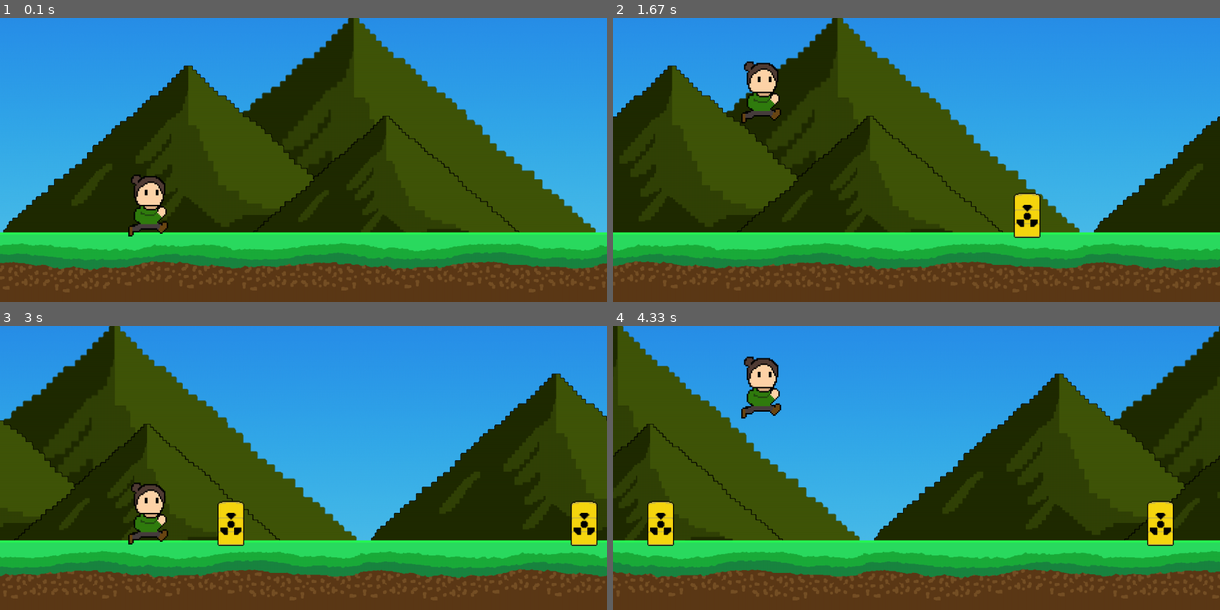
Above: before the commit, frames 1-4 (two rows, left to right).
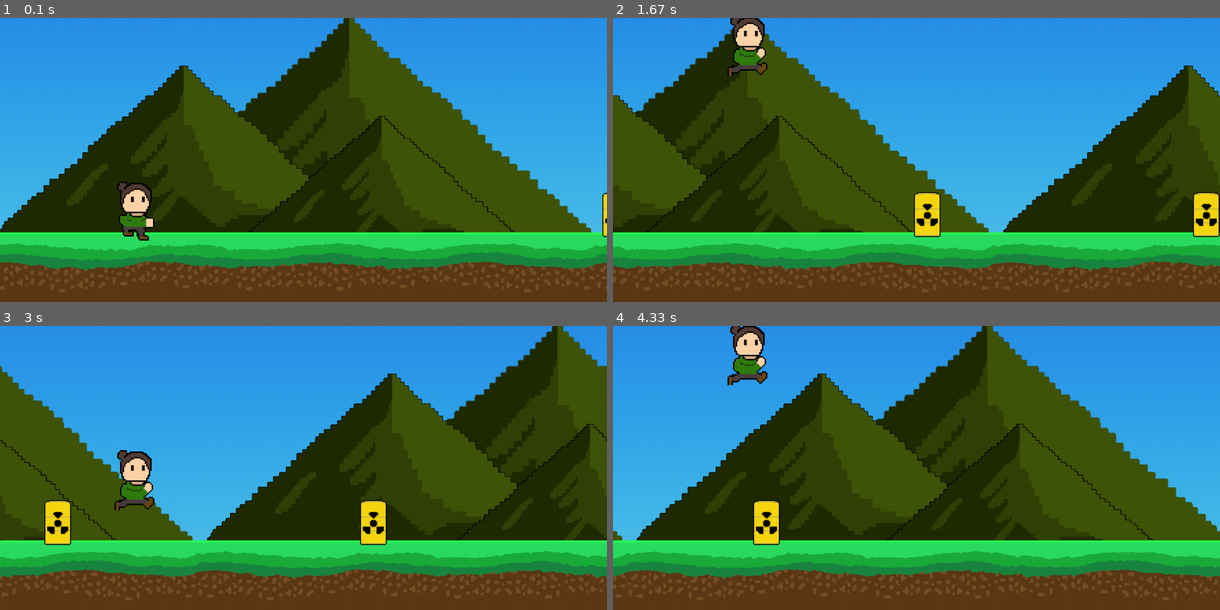
Above: after the commit, the same moments.

Repository: andrebrito16/sergios-adventure
Game: pygame game, started from game.py
Two runs of this game, one before a commit and one after it. Both use one fixed random seed, a clock stepped at 60 frames per second and the inputs below.
Inputs:
- Up to frame 1 (0.1 s): no input
- Up to frame 2 (1.67 s): tap Space at 0.33, 1.23, 1.53 s
- Up to frame 3 (3 s): tap Space at 2.23, 2.53, 2.8 s
- Up to frame 4 (4.33 s): tap Space at 3.13, 3.43, 3.57, 3.97, 4.27 s

The runs differ from the first frame. In frame 1, 6.8% of the frame differs, in the area x 0-100%, y 0-97%; in frame 2, 36%; in frame 3, 42%; in frame 4, 49%.

Commit message:
added colision with barrel
Co-authored-by: Arthur Cisotto <ArthurCisotto@users.noreply.github.com>
Co-authored-by: alessandrayco <alessandrayco@users.noreply.github.com>

Diff:
--- a/src/assets/assets.py
+++ b/src/assets/assets.py
@@ -10,7 +10,7 @@
     for i in range(4):
         filename = f'src/assets/images/sergio{i}.png'
         image = pygame.image.load(filename).convert_alpha()
-        image = pygame.transform.scale(image, (150, 150))
+        image = pygame.transform.scale(image, (87, 138))
         player_anim.append(image)
     assets['player'] = player_anim
 
@@ -18,5 +18,5 @@
     assets['background'] = pygame.image.load('src/assets/images/background.png').convert()
     # assets['player'] = pygame.transform.scale(player, (150, 150))
     barrel = pygame.image.load('src/assets/images/barril.png').convert_alpha()
-    assets['barrel'] = pygame.transform.scale(barrel, (100, 100))
+    assets['barrel'] = pygame.transform.scale(barrel, (58, 98))
     return assets
--- a/src/config/config.py
+++ b/src/config/config.py
@@ -2,7 +2,8 @@
 HEIGHT = 620
 
 FPS = 60
-world_speed = -3
+world_speed = -5
+lives = 3
 
 # Cores principais
 color_white = (255, 255, 255)
--- a/src/screens/TelaJogo.py
+++ b/src/screens/TelaJogo.py
@@ -20,13 +20,12 @@
 class Barrel(pygame.sprite.Sprite):
     def __init__(self, assets):
         pygame.sprite.Sprite.__init__(self)
-
         self.image = assets['barrel']
         self.mask = pygame.mask.from_surface(self.image)
         self.rect = self.image.get_rect()
         self.rect.x = 1350
         self.rect.y = 380
-        self.speedx  = -(random.randint(3, 6))
+        self.speedx  = -(random.randint(6, 8))
 
 
     def update(self):
@@ -34,8 +33,11 @@
 
         if self.rect.x < -100:
             self.kill()
+
+
+
 GROUND = HEIGHT * 5//6 - 30
-GRAVITY = 1.5
+GRAVITY = 1.2
 JUMP_SIZE = 30
 STILL = 0
 JUMPING = 1
@@ -54,7 +56,7 @@
         self.rect.x = posx
         self.state = STILL
         self.last_update = pygame.time.get_ticks()
-        self.frame_ticks = 50
+        self.frame_ticks = 20
         self.speedy = 0
 
     # Método update
@@ -101,6 +103,7 @@
 
 player_speedy = 10
 def tela_jogo(screen):
+    lives = 3
     assets = load_assets()
 
     barrel_last = Barrel(assets)
@@ -120,9 +123,9 @@
 
     while estado:
         clock.tick(FPS)
-        if barrel_last.rect.x < 1350-150 and random.randint(1,100) == 2:
+        if barrel_last.rect.x < 1325-400 and random.randint(1,100) == 2:
             barrel_last = Barrel(assets)
-            barrel_last.speedx = -(random.randint(1, 6))
+            barrel_last.speedx = -(random.randint(6, 8))
             all_barrels.add(barrel_last)
 
         # ----- Trata eventos
@@ -144,6 +147,18 @@
         background_rect2.x += background_rect2.width
         screen.blit(background, background_rect2)
 
+        hits = pygame.sprite.spritecollide(player, all_barrels, True)
+
+        if len(hits) > 0:
+            lives -= 1
+        if lives == 0:
+            estado = False
+
+        # hits_barrel = pygame.sprite.spritecollide(barrel_last, all_barrels, True)
+
+
+
+
         all_sprites.update()
         all_barrels.update()
         all_sprites.draw(TELA)
Binary file changed: src/assets/images/barril.png
Binary file changed: src/assets/images/sergio0.png
Binary file changed: src/assets/images/sergio1.png
Binary file changed: src/assets/images/sergio2.png
Binary file changed: src/assets/images/sergio3.png
